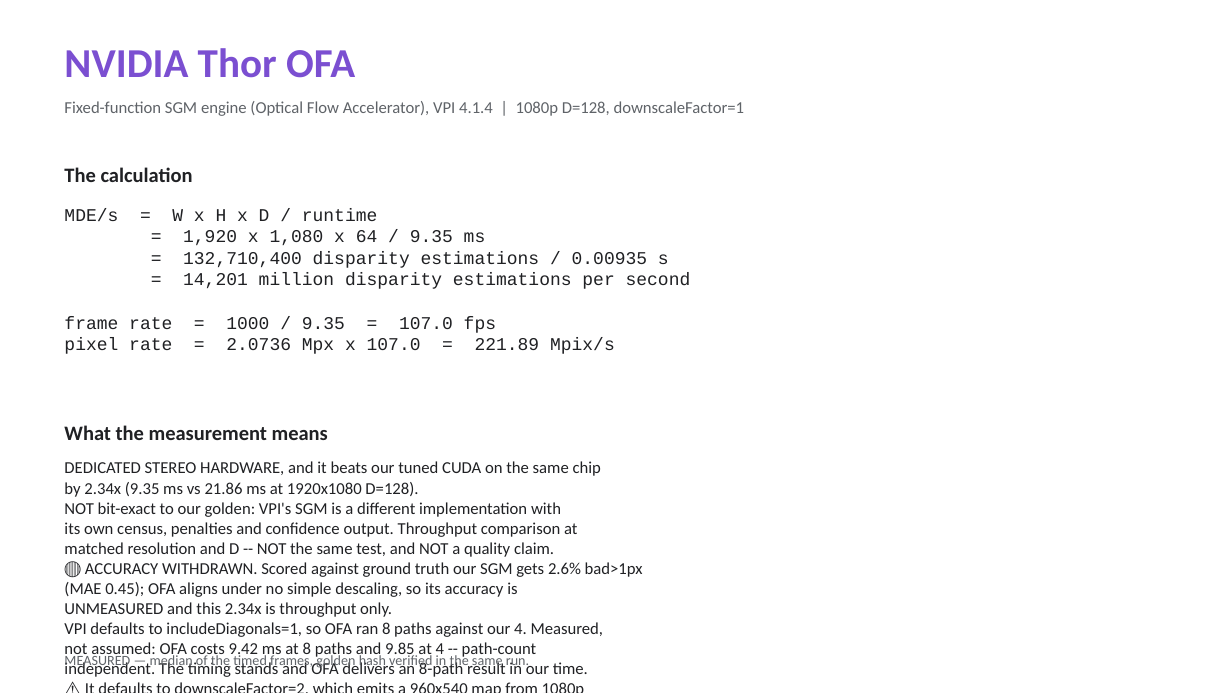
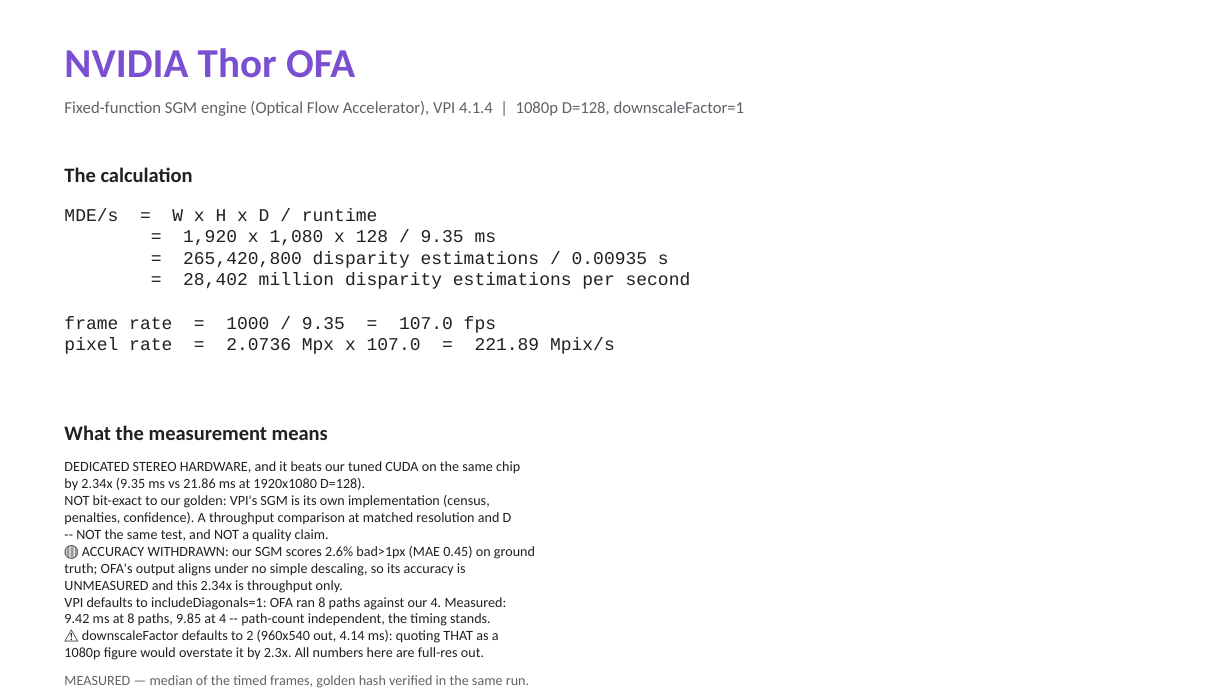
Before and after one commit to kylefoxaustin/sgm-bench, a slide deck: slide 11 of docs/sgm-results.pptx. Drawn at 1232x693 pixels with LibreOffice and Linux fonts; fonts in the diff are those of the drawing. Boxes give left, top, right and bottom in pixels: in the first picture for what was removed or moved away, otherwise in the second. Text is boxed around its words. In the diff, an @@ line names an element or a change of style, - is before the commit and + after.

Commit message:
top-to-bottom editorial pass: measured DRAM columns reach the README B/C tables; deck de-staled
README: B and C summary tables gain the DRAM GB/s column (measured cells
only -- A55/G310 from the DDR controller, A78C from icc_bwmon incl. the
84% saturation finding; blanks stay blank rather than derived); the
real-imagery table sorts by runtime; the dangling 'that gap' paragraph
rejoins its antecedent.

Deck: the 5090 unit slide carried a stale D-sweep from an earlier card
session (37,383/64,880/74,957 -> the recorded 38,356/60,932/76,248);
both OFA unit slides computed their calculation at D=64 when the engines
ran D=128 (14,201 -> 28,402 shown correctly); B/C summary footnotes now
credit every measured cell instead of 'not yet instrumented'; OFA + G310
measured cells join the B summary table; two footnotes that rendered off
the slide bottom are compacted; title says eleven units like the README.

```diff
--- a/docs/sgm-results.pptx
+++ b/docs/sgm-results.pptx
@@ text at (64,208,691,354): text changed @@
-MDE/s = W x H x D / runtime
-= 1,920 x 1,080 x 64 / 9.35 ms
-= 132,710,400 disparity estimations / 0.00935 s
-= 14,201 million disparity estimations per second
-frame rate = 1000 / 9.35 = 107.0 fps
-pixel rate = 2.0736 Mpx x 107.0 = 221.89 Mpix/s
+MDE/s = W x H x D / runtime
+= 1,920 x 1,080 x 128 / 9.35 ms
+= 265,420,800 disparity estimations / 0.00935 s
+= 28,402 million disparity estimations per second
+frame rate = 1000 / 9.35 = 107.0 fps
+pixel rate = 2.0736 Mpx x 107.0 = 221.89 Mpix/s
@@ text at (64,461,520,593): size 13 to 11 pt in "DEDICATED STEREO HARDWARE, and it beats our ...", "by 2.34x (9.35 ms vs 21.86 ms ...", "UNMEASURED and this 2.34x is throughput only." @@
@@ text at (64,495,535,576): text changed; size 13 to 11 pt @@
-NOT bit-exact to our golden: VPI's SGM is a different implementation with
-its own census, penalties and confidence output. Throughput comparison at
-matched resolution and D -- NOT the same test, and NOT a quality claim.
-🔴 ACCURACY WITHDRAWN. Scored against ground truth our SGM gets 2.6% bad>1px
-(MAE 0.45); OFA aligns under no simple descaling, so its accuracy is
+NOT bit-exact to our golden: VPI's SGM is its own implementation (census,
+penalties, confidence). A throughput comparison at matched resolution and D
+-- NOT the same test, and NOT a quality claim.
+🔴 ACCURACY WITHDRAWN: our SGM scores 2.6% bad>1px (MAE 0.45) on ground
+truth; OFA's output aligns under no simple descaling, so its accuracy is
@@ text at (64,597,507,660): text changed; size 13 to 11 pt @@
-VPI defaults to includeDiagonals=1, so OFA ran 8 paths against our 4. Measured,
-not assumed: OFA costs 9.42 ms at 8 paths and 9.85 at 4 -- path-count
-independent. The timing stands and OFA delivers an 8-path result in our time.
-⚠️ It defaults to downscaleFactor=2, which emits a 960x540 map from 1080p
-input in 4.14 ms. Quoting that as a 1080p figure overstates it by 2.3x.
+VPI defaults to includeDiagonals=1: OFA ran 8 paths against our 4. Measured:
+9.42 ms at 8 paths, 9.85 at 4 -- path-count independent, the timing stands.
+⚠️ downscaleFactor defaults to 2 (960x540 out, 4.14 ms): quoting THAT as a
+1080p figure would overstate it by 2.3x. All numbers here are full-res out.
@@ text "MEASURED — median of the ...": place and size @@
-text "MEASURED — median of the ..." at (64,653,529,669)
+text "MEASURED — median of the ..." at (64,675,529,688)
```
Also in this commit, not shown: 7 other slides changed, 2 other files.
